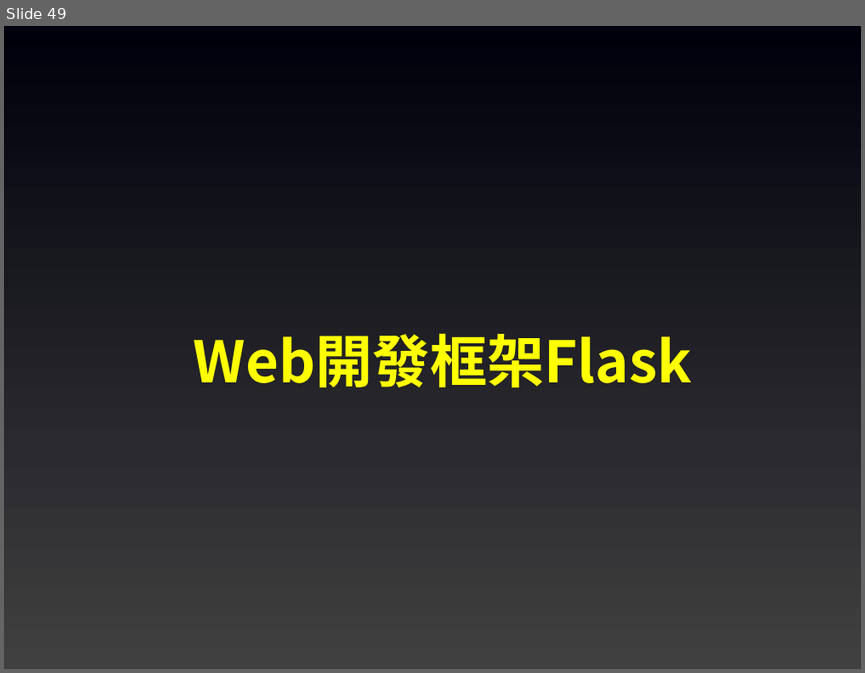
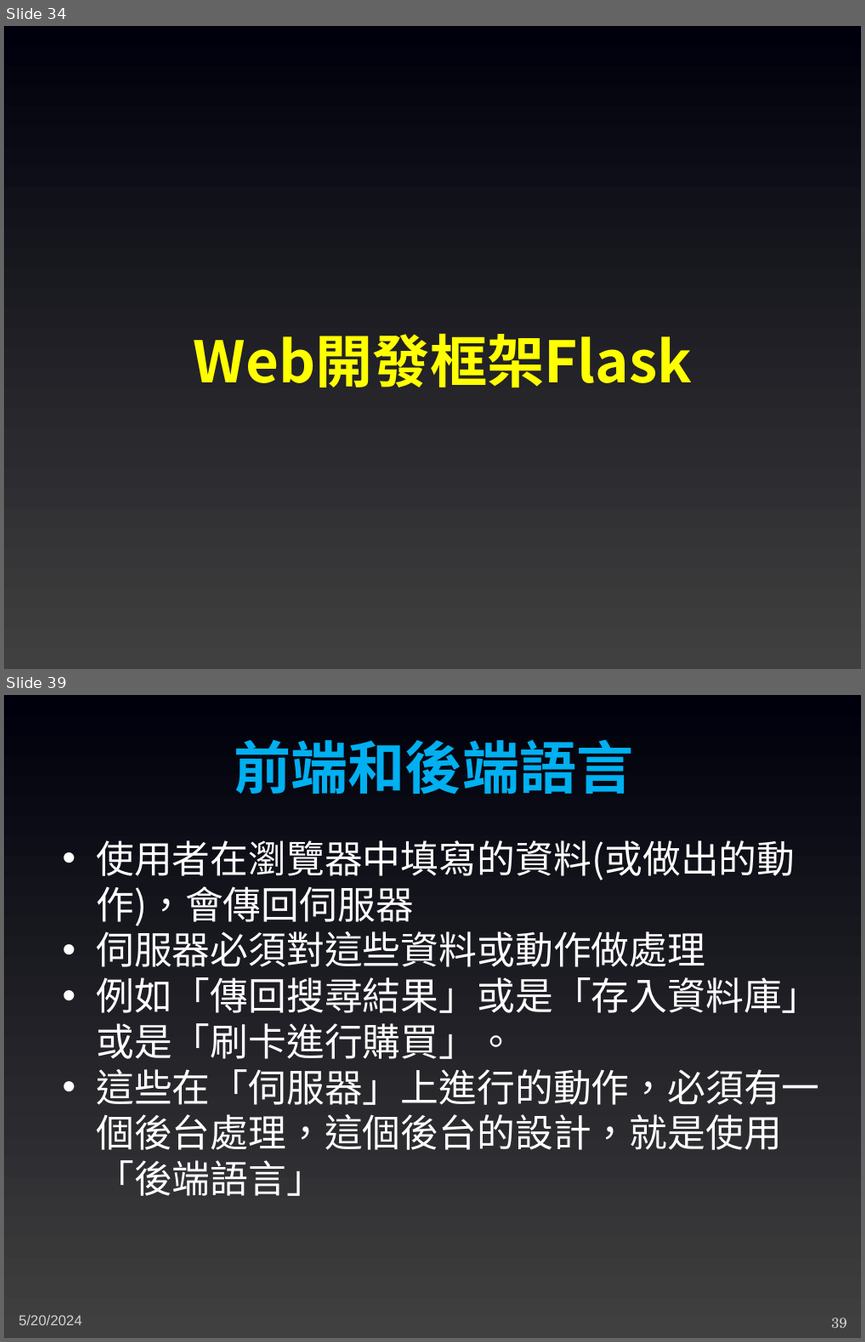
Before and after one commit to joshhu/sculinebot2024, a slide deck: Slides/05. 基礎觀念及知識.pptx. Shown one above the other, each under a label of ours: slide 49 before the commit, slides 34 and 39 after it; the slides between them are not shown. The pictures are 865x673 and 865x1342 pixels, drawn with LibreOffice and Linux fonts; fonts in the diff are those of the drawing. Boxes give left, top, right and bottom in pixels: in the first picture for what was removed or moved away, otherwise in the second. Text is boxed around its words. In the diff, an @@ line names an element or a change of style, - is before the commit and + after.

```diff
--- a/Slides/05. 基礎觀念及知識.pptx
+++ b/Slides/05. 基礎觀念及知識.pptx
@@ slide 39 added at bbox=[4, 695, 861, 1338], background gradient #404040 to #00000C @@
@@ text added at bbox=[234, 739, 633, 794], 48 pt, text #00B0F0, bold @@
+前端和後端語言
@@ text added at bbox=[96, 840, 820, 1196], 32 pt, text #FFFFFF @@
+• 使用者在瀏覽器中填寫的資料(或做出的動作)，會傳回伺服器
+• 伺服器必須對這些資料或動作做處理
+• 例如「傳回搜尋結果」或是「存入資料庫」或是「刷卡進行購買」。
+• 這些在「伺服器」上進行的動作，必須有一個後台處理，這個後台的設計，就是使用「後端語言」
@@ text added at bbox=[18, 1315, 82, 1325], 12 pt, text #D4D2D0 @@
+5/20/2024
@@ page number added at bbox=[831, 1317, 847, 1327], 12 pt, text #D4D2D0 @@
+39
@@ what was slide 49 is now slide 34 @@
```
Also in this commit, not shown: 7 slides changed, 13 other slides added, 20 slides removed, 4 other files.
